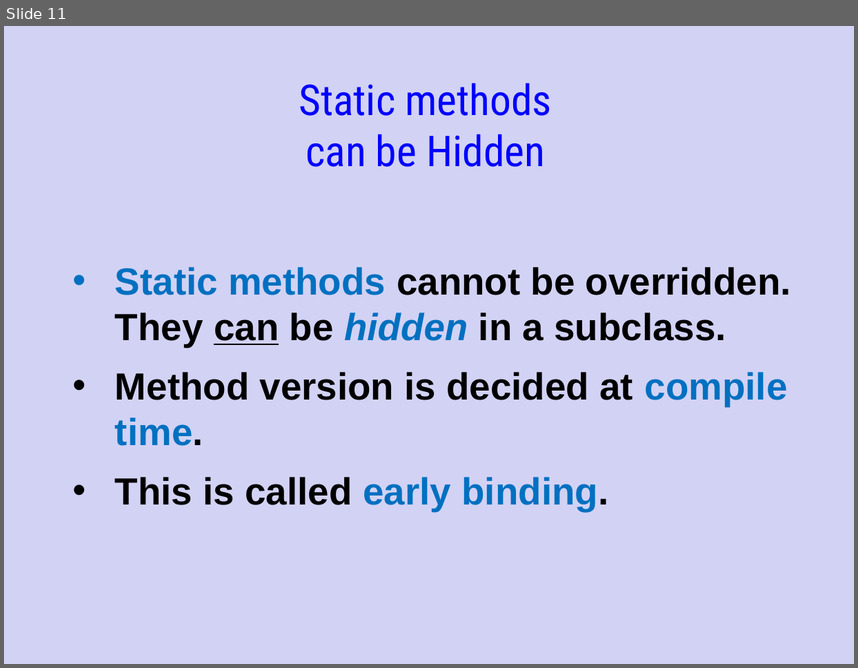
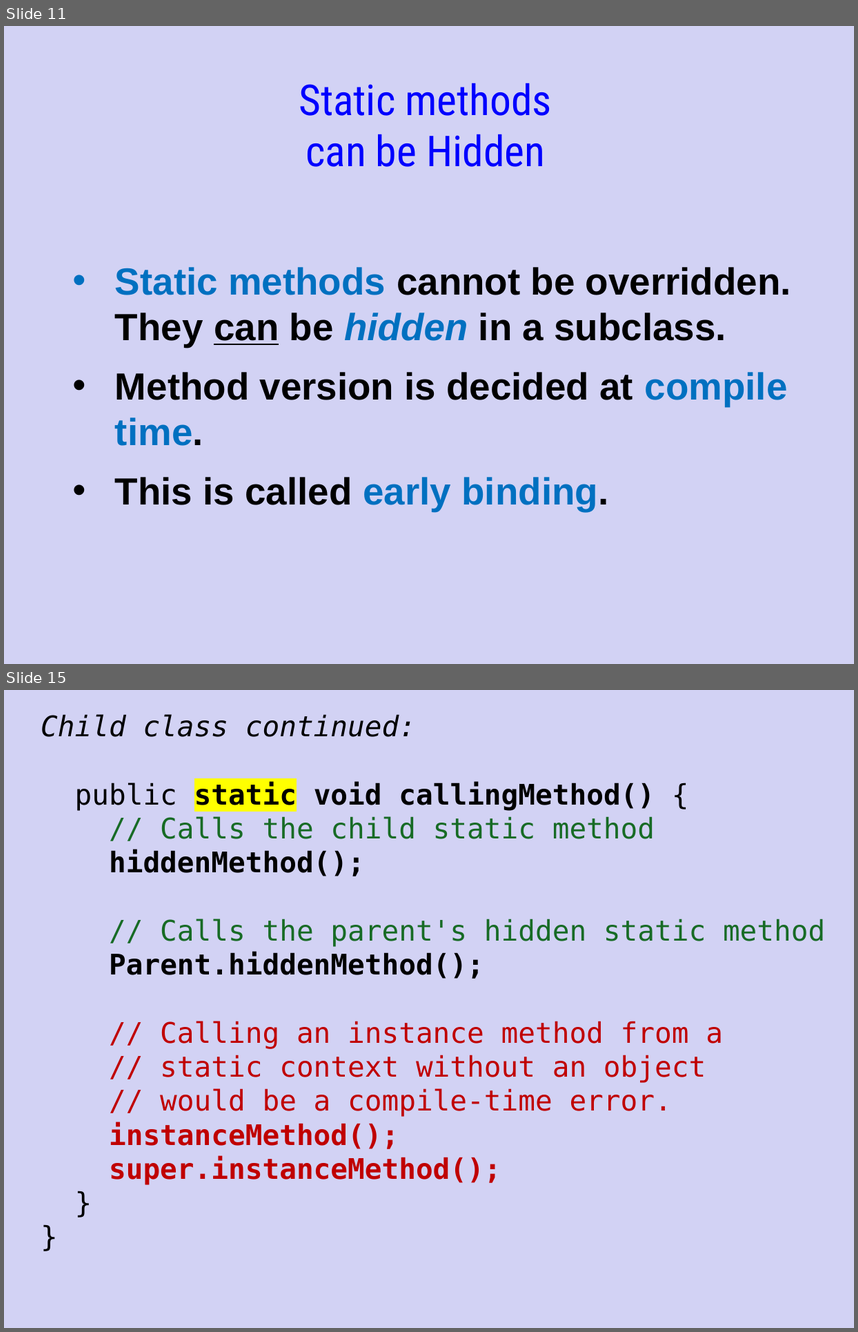
Before and after one commit to Cy-FairCS/cs3, a slide deck: u05a_abstractClasses/notes/_abstract_classes - Day 2.pptx. Shown one above the other, each under a label of ours: slide 11 before the commit, slides 11 and 15 after it; the slides between them are not shown. The pictures are 858x668 and 858x1332 pixels, drawn with LibreOffice and Linux fonts; fonts in the diff are those of the drawing. Boxes give left, top, right and bottom in pixels: in the first picture for what was removed or moved away, otherwise in the second. Text is boxed around its words. In the diff, an @@ line names an element or a change of style, - is before the commit and + after.

```diff
--- a/u05a_abstractClasses/notes/_abstract_classes - Day 2.pptx
+++ b/u05a_abstractClasses/notes/_abstract_classes - Day 2.pptx
@@ slide 15 added at [4,690,854,1328], background #D2D2F4 @@
@@ text added at [41,714,825,1185], 24 pt, text #C00000 @@
+Child class continued:
+public static void callingMethod() {
+// Calls the child static method
+hiddenMethod();
+// Calls the parent's hidden static method
+Parent.hiddenMethod();
+// Calling an instance method from a
+// static context without an object
+// would be a compile-time error.
+instanceMethod();
+super.instanceMethod();
+}
+}
```
Also in this commit, not shown: 4 slides changed, 5 other slides added.
